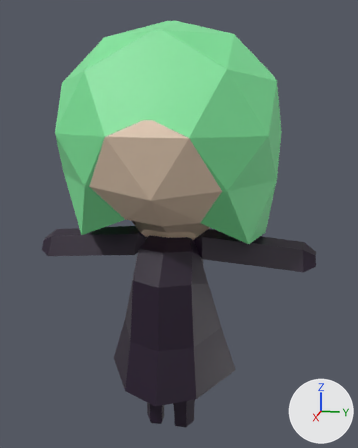
The glTF model public/models/minime.gltf as it was, and as the next commit left it.
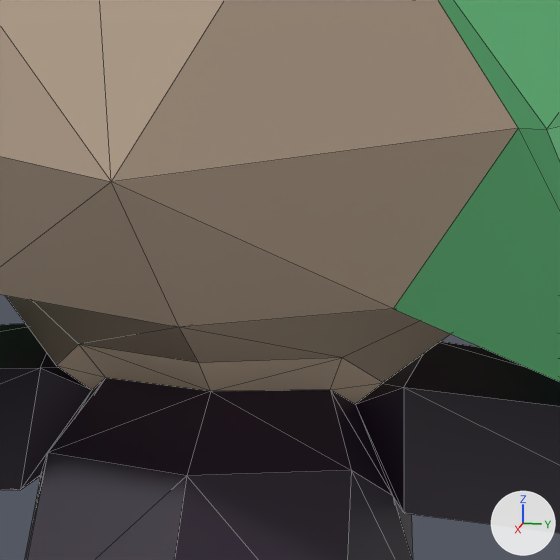
Each version is shown whole from a camera (50 mm lens) standing at (2.396, 0.516, 0.948) and looking at (-0.021, 0.032, 0.343), then close up on the part from 37% to 64% of the width and 38% to 60% of the height. The axes (+X, +Y, +Z) are drawn at lower right. The lights are the same throughout. The close-ups show mesh edges as thin lines. Where no turn or scale is listed for an object, it has been applied to the vertices. Vertices at the same position are counted once.
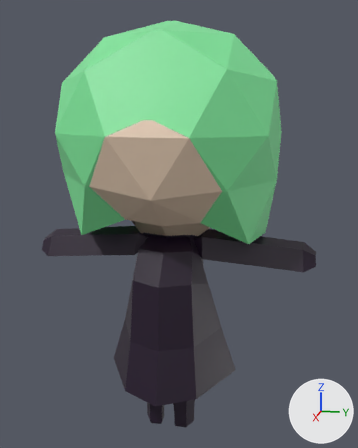
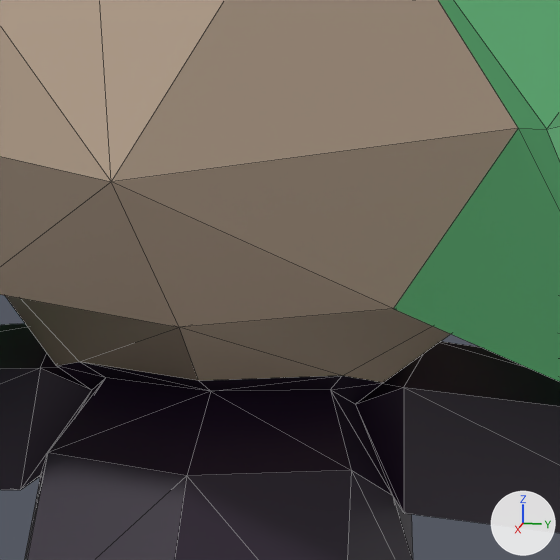
Diff of the bpy script that builds the scene:
```diff
--- a/public/models/minime.gltf.py
+++ b/public/models/minime.gltf.py
@@ me_cylinder_001 @@
 me_cylinder_001.from_pydata(...)  # 203 vertices, 400 faces; spans x -0.48..0.48, y -0.72..0.72, z -0.74..1.31
 # used by ob_cylinder; location = (0.0, 0.0, 0.0)
+# me_cylinder_001 part 1
+# 2 vertices are removed from x -0.06, y -0.15..0.15, z 0.33
+# 13 faces are deleted
+# 3 vertices in x 0.1..0.14, y -0.12..0.12, z 0.34 move by (0.0, 0.0, -0.02)
+# 1 vertex moves from x -0.09, y 0.0, z 0.32 to x -0.09, y 0.0, z 0.29
+# 2 vertices are added at (-0.06, 0.15, 0.31), (-0.06, -0.15, 0.31)
+# 6 new faces join them, mat_material (black #23122a)
+# 7 new faces join them, mat_skin (beige #e7ceb5)
+# me_cylinder_001 part 2: 14 faces spanning x -0.09..0.14, y -0.15..0.15, z 0.28..0.32 switch from mat_skin (beige #e7ceb5) to mat_material (black #23122a)
 me_cylinder_001.materials.append(mat_hair)
```

Boxes (x1, y1, x2, y2) around the edits, measured in the close-ups (560 x 560 px; the box of a moved part takes in the faces that stretch with it):
part 1 of me_cylinder_001, moved or reshaped: (5, 295, 450, 383) in both
part 2 of me_cylinder_001, recoloured: before (56, 344, 383, 404); after (57, 362, 382, 404)
